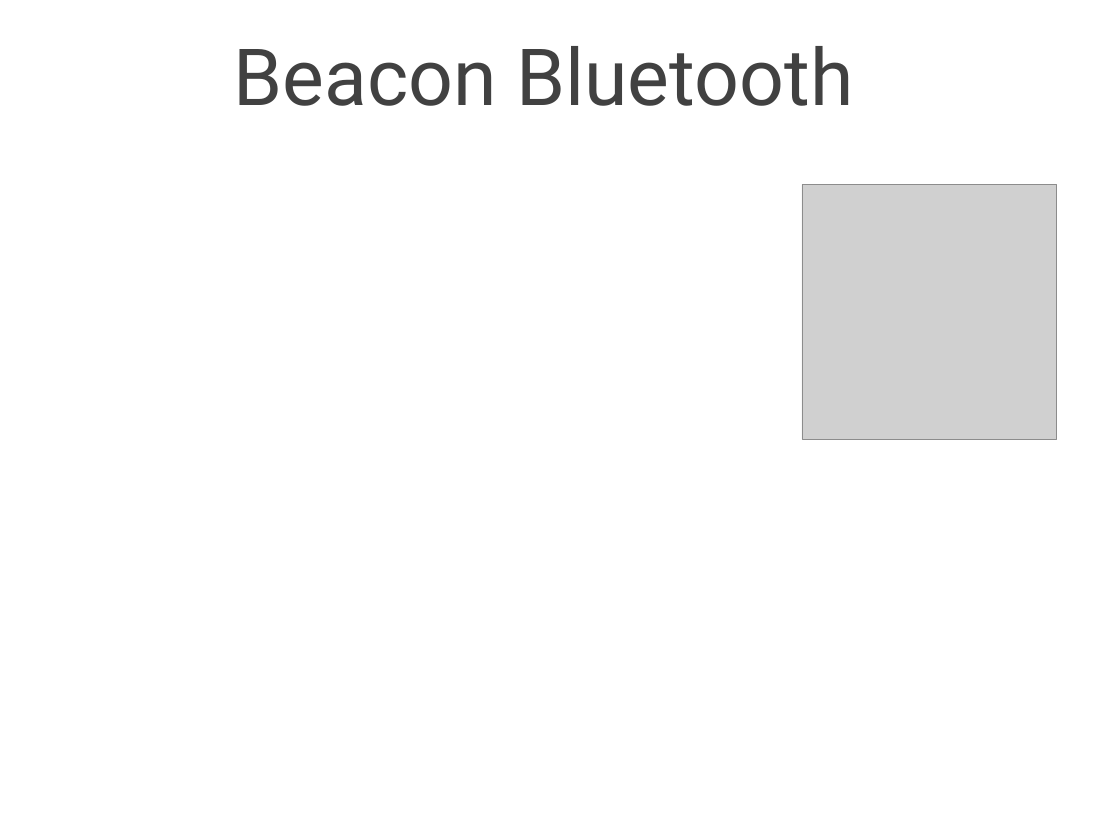
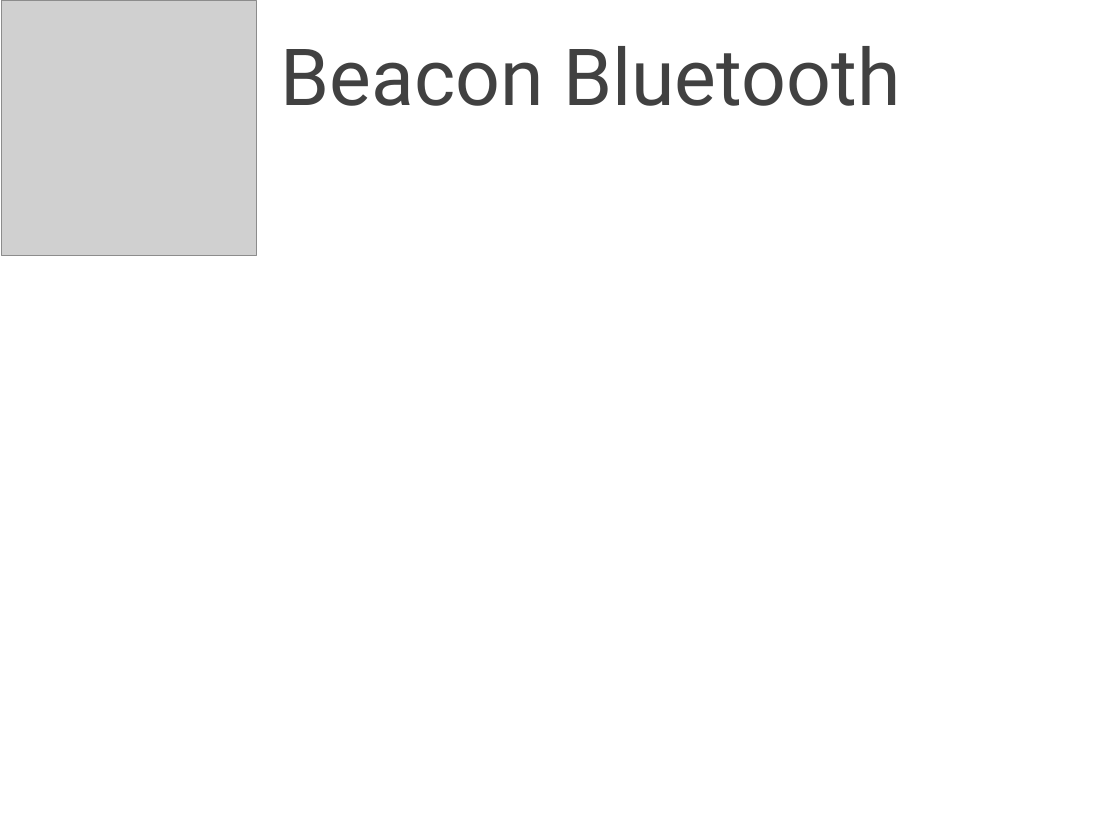
Before and after one commit to delchiaro/beaconav, a slide deck: slide 19 of documentation/presentazione.ppt. Drawn at 1120x840 pixels with LibreOffice and Linux fonts; fonts in the diff are those of the drawing; grey boxes stand for pictures; background and template pictures are left out. Boxes give left, top, right and bottom in pixels: in the first picture for what was removed or moved away, otherwise in the second. Text is boxed around its words. In the diff, an @@ line names an element or a change of style, - is before the commit and + after.

```diff
--- a/documentation/presentazione.ppt
+++ b/documentation/presentazione.ppt
@@ picture: place and size @@
-picture at <box>802,184,1057,439</box>
+picture at <box>1,0,256,255</box>
@@ text "Beacon Bluetooth": place and size @@
-text "Beacon Bluetooth" at <box>234,46,853,106</box>
+text "Beacon Bluetooth" at <box>281,46,900,106</box>
```
Also in this commit, not shown: 4 other slides changed, 2 slides added, 2 slides removed.
